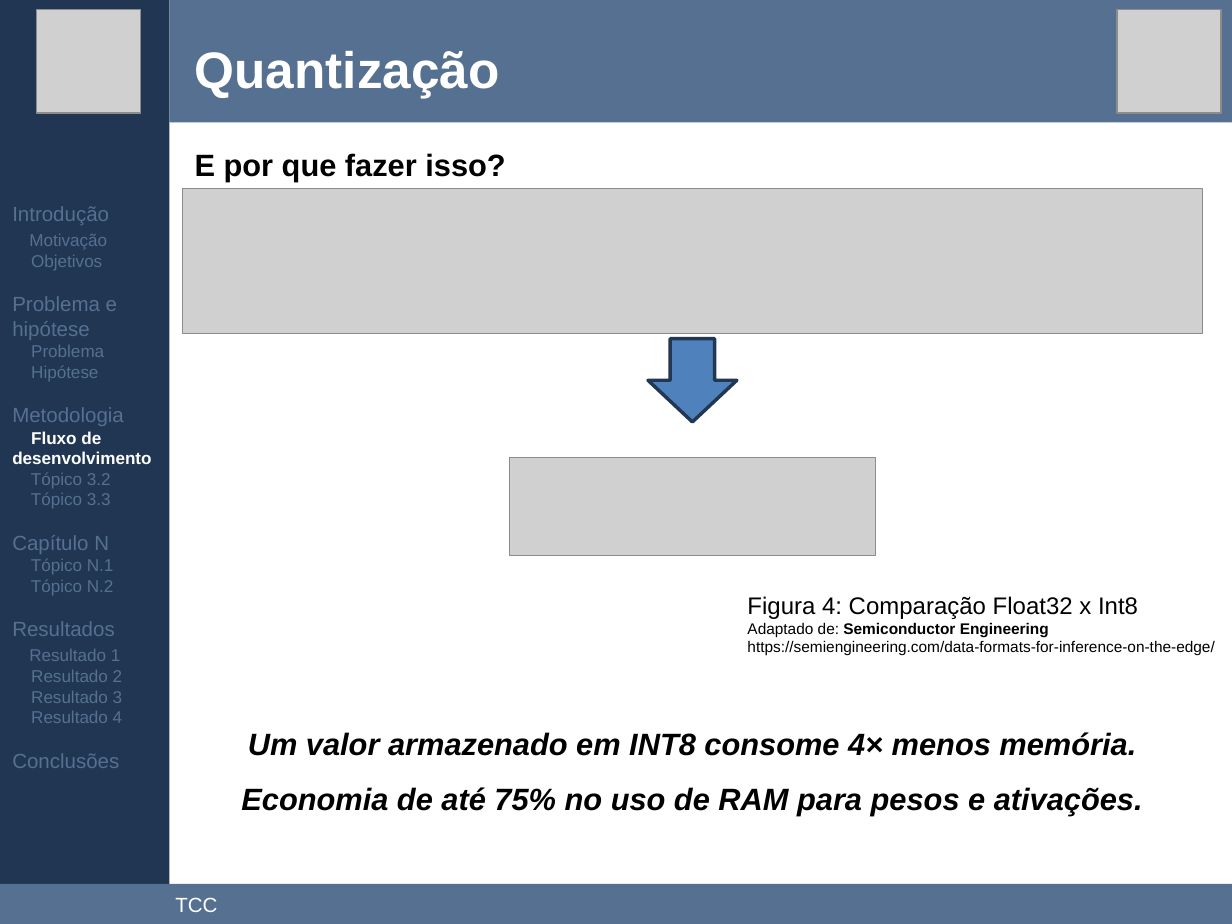
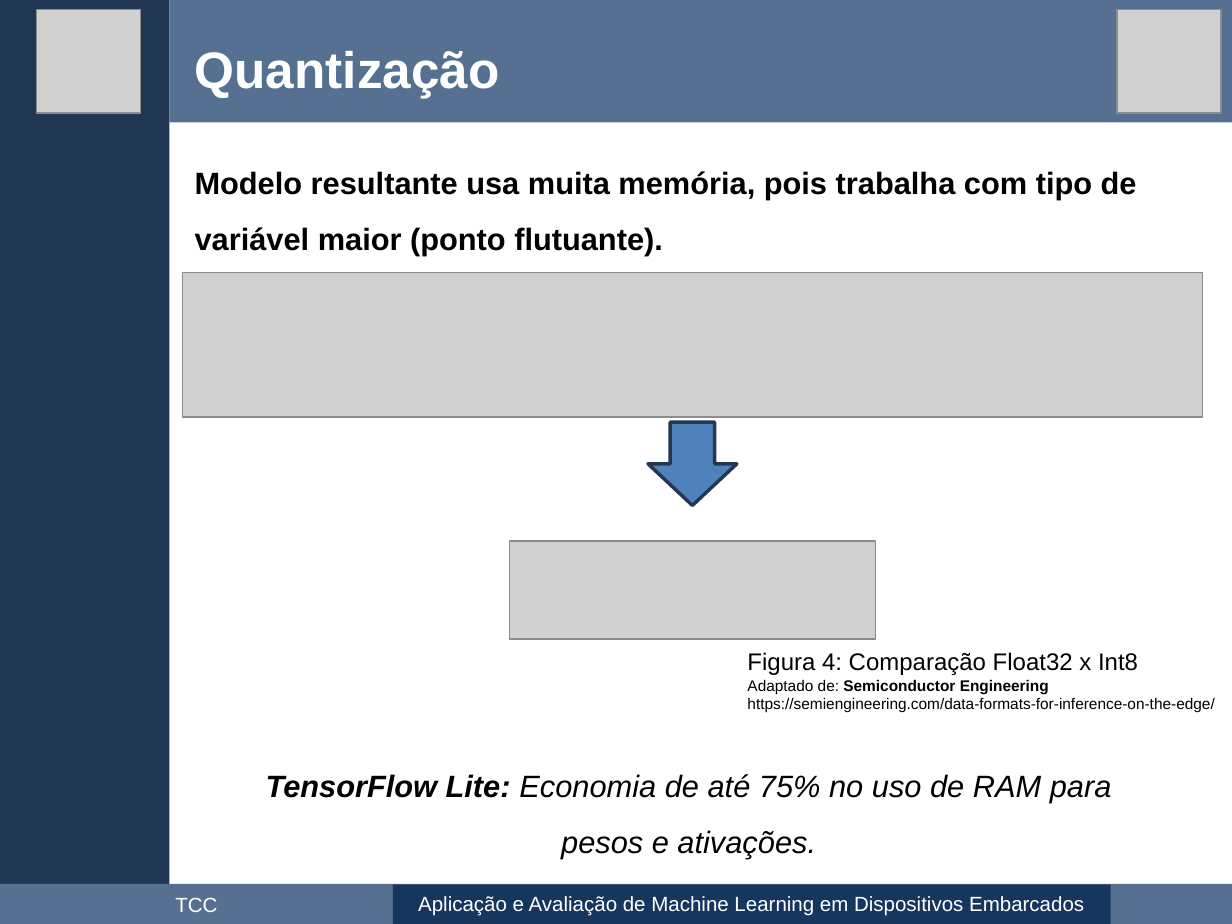
Before and after one commit to maxwellrs-dev/ai4rpi, a slide deck: slide 23 of apresentacao/apresentacao.pptx (slide 27 before the commit). Drawn at 1232x924 pixels with LibreOffice and Linux fonts; fonts in the diff are those of the drawing; grey boxes stand for pictures. Boxes give left, top, right and bottom in pixels: in the first picture for what was removed or moved away, otherwise in the second. Text is boxed around its words. In the diff, an @@ line names an element or a change of style, - is before the commit and + after.

```diff
--- a/apresentacao/apresentacao.pptx
+++ b/apresentacao/apresentacao.pptx
@@ text removed at (195,153,505,181) @@
-E por que fazer isso?
@@ text added at (195,171,1137,255), 18 pt, text #000000, bold @@
+Modelo resultante usa muita memória, pois trabalha com tipo de variável maior (ponto flutuante).
@@ text removed at (12,206,151,768) @@
-Introdução
-Motivação
-Objetivos
-Problema e hipótese
-Problema
-Hipótese
-Metodologia
-Fluxo de desenvolvimento
-Tópico 3.2
-Tópico 3.3
-Capítulo N
-Tópico N.1
-Tópico N.2
-Resultados
-Resultado 1
-Resultado 2
-Resultado 3
-Resultado 4
-Conclusões
@@ 2 pictures, 1 down arrow: place and size @@
-2 pictures, 1 down arrow at (182,188,1202,556)
+2 pictures, 1 down arrow at (182,272,1202,639)
@@ text "Figura 4: Comparação Float32 x ...": place and size @@
-text "Figura 4: Comparação Float32 x ..." at (747,596,1214,656)
+text "Figura 4: Comparação Float32 x ..." at (747,652,1214,713)
@@ text at (266,774,1112,858): text changed; bold off @@
-Um valor armazenado em INT8 consome 4× menos memória.
-Economia de até 75% no uso de RAM para pesos e ativações.
+TensorFlow Lite: Economia de até 75% no uso de RAM para pesos e ativações.
@@ rectangle added at (393,885,1111,924), fill #17365D, 12 pt, text #FFFFFF @@
+Aplicação e Avaliação de Machine Learning em Dispositivos Embarcados
```
Also in this commit, not shown: 32 other slides changed, 6 slides added, 14 slides removed.
